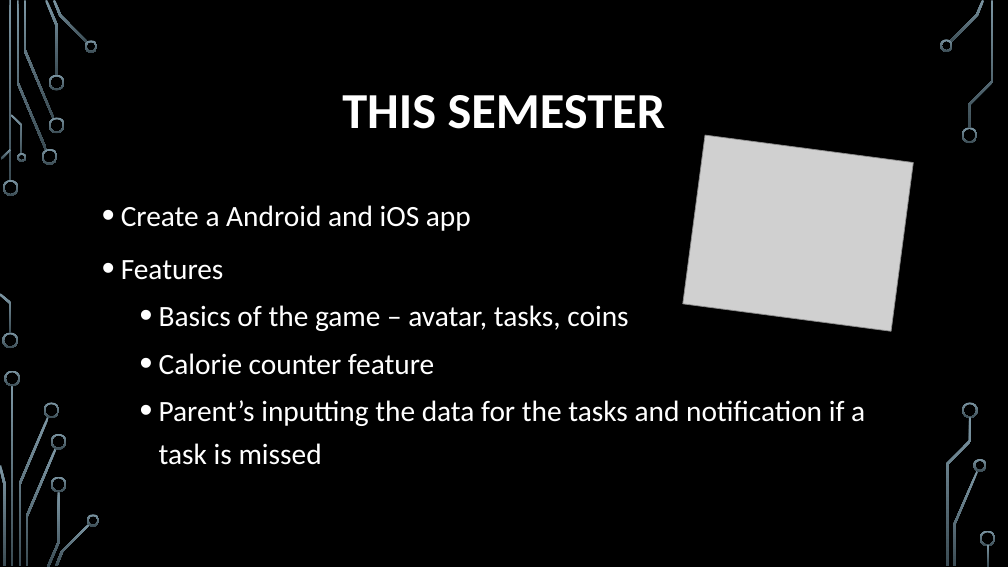
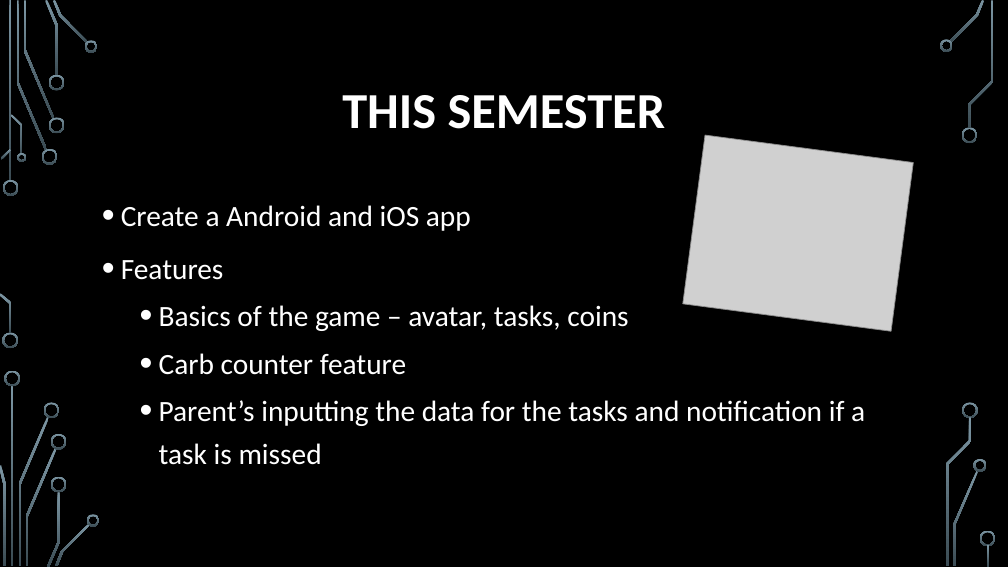
Before and after one commit to michiganhackers/diabetes-game-for-kids, a slide deck: slide 5 of Discussion/Presentation.pptx (slide 6 before the commit). Drawn at 1008x567 pixels with LibreOffice and Linux fonts; fonts in the diff are those of the drawing; grey boxes stand for pictures; background and template pictures are left out. Boxes give left, top, right and bottom in pixels: in the first picture for what was removed or moved away, otherwise in the second. Text is boxed around its words. In the diff, an @@ line names an element or a change of style, - is before the commit and + after.

```diff
--- a/Discussion/Presentation.pptx
+++ b/Discussion/Presentation.pptx
@@ text at [159, 353, 406, 375]: text changed @@
-  • Calorie counter feature
+  • Carb counter feature
```
Also in this commit, not shown: 2 other slides changed, 2 slides removed.
